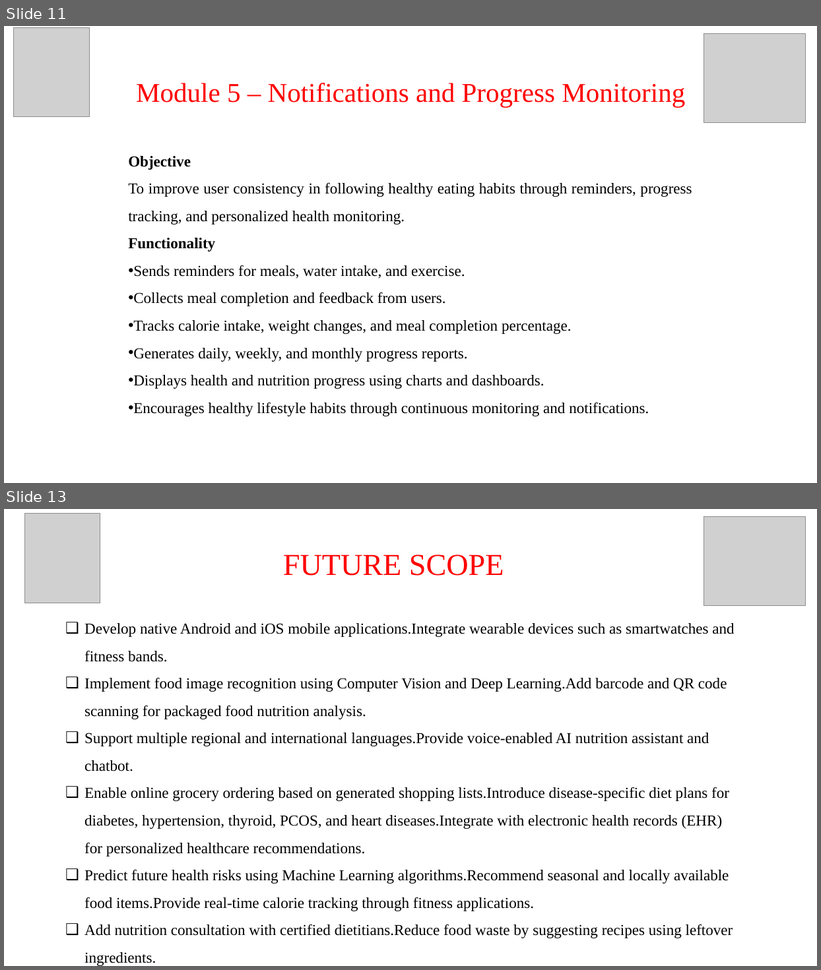
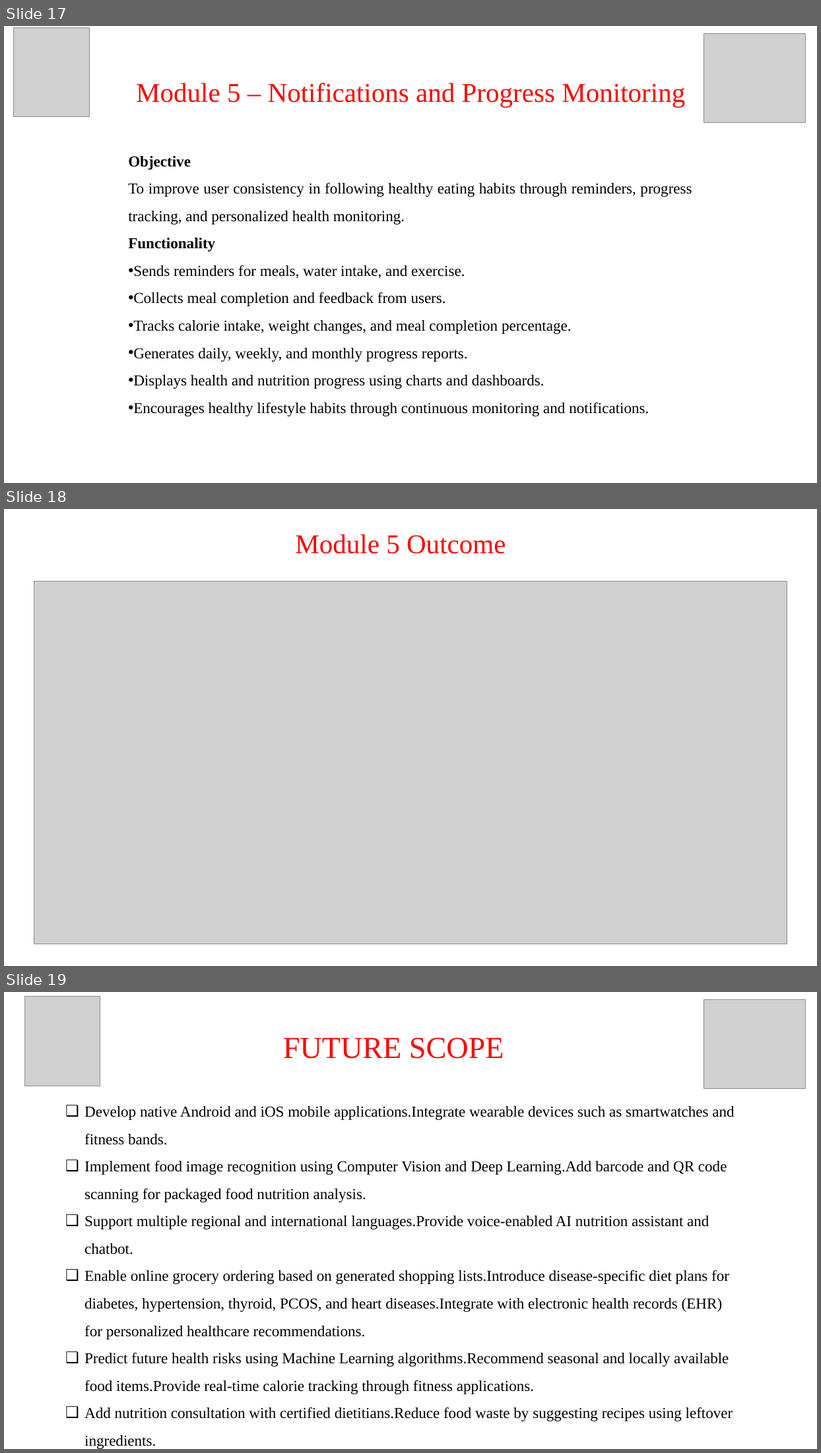
Before and after one commit to Gnaneswaritirumanyam/internet-programming, a slide deck: CAPSTONE PROJECT/ip captone batch9.pptx. Shown one above the other, each under a label of ours: slides 11 and 13 before the commit, slides 17, 18 and 19 after it; the slides between them are not shown. The pictures are 821x970 and 821x1453 pixels, drawn with LibreOffice and Linux fonts; fonts in the diff are those of the drawing; grey boxes stand for pictures. Boxes give left, top, right and bottom in pixels: in the first picture for what was removed or moved away, otherwise in the second. Text is boxed around its words. In the diff, an @@ line names an element or a change of style, - is before the commit and + after.

```diff
--- a/CAPSTONE PROJECT/ip captone batch9.pptx
+++ b/CAPSTONE PROJECT/ip captone batch9.pptx
@@ slide 18 added at (4,509,817,966), background #FFFFFF @@
@@ text added at (295,534,506,554), 32 pt, text #FF0000 @@
+Module 5 Outcome
@@ picture added at (34,582,787,944) @@
@@ what was slide 11 is now slide 17 @@
@@ what was slide 13 is now slide 19 @@
```
Also in this commit, not shown: 3 slides changed, 6 other slides added, 1 other file.
